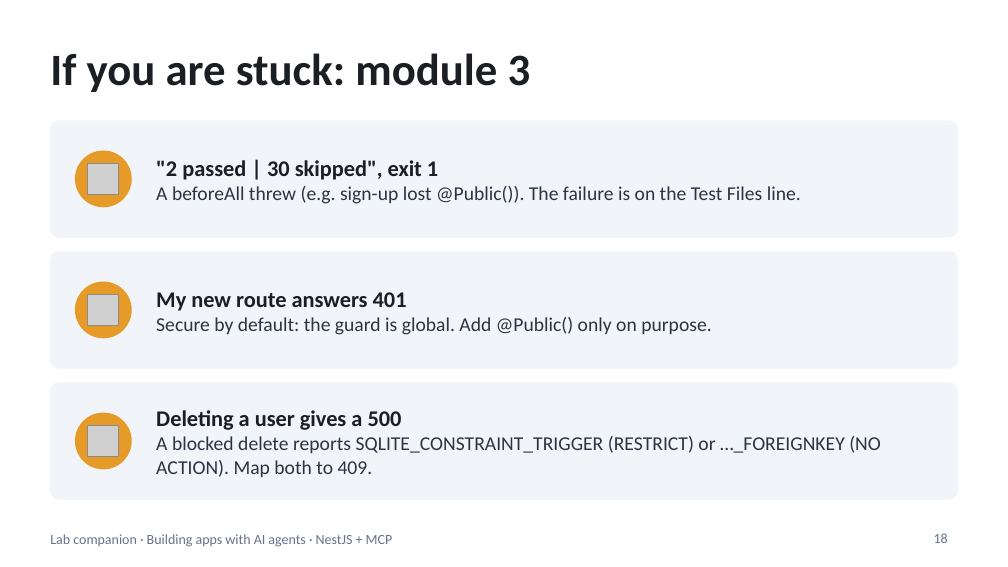
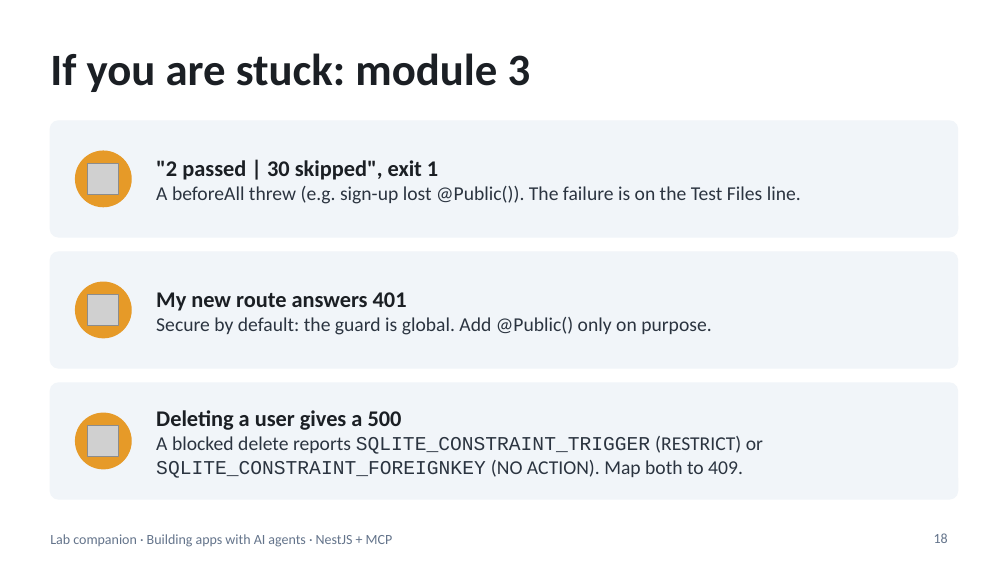
Before and after one commit to blazaga/ai-training-modules, a slide deck: slide 18 of docs/ai-agent-training/slides/lab-companion-lite.pptx. Drawn at 1008x567 pixels with LibreOffice and Linux fonts; fonts in the diff are those of the drawing; grey boxes stand for pictures. Boxes give left, top, right and bottom in pixels: in the first picture for what was removed or moved away, otherwise in the second. Text is boxed around its words. In the diff, an @@ line names an element or a change of style, - is before the commit and + after.

```diff
--- a/docs/ai-agent-training/slides/lab-companion-lite.pptx
+++ b/docs/ai-agent-training/slides/lab-companion-lite.pptx
@@ text at (x1=156, y1=436, x2=763, y2=478): text changed @@
-A blocked delete reports SQLITE_CONSTRAINT_TRIGGER (RESTRICT) or …_FOREIGNKEY (NO ACTION). Map both to 409.
+A blocked delete reports SQLITE_CONSTRAINT_TRIGGER (RESTRICT) or SQLITE_CONSTRAINT_FOREIGNKEY (NO ACTION). Map both to 409.
```
Also in this commit, not shown: 4 other files.
